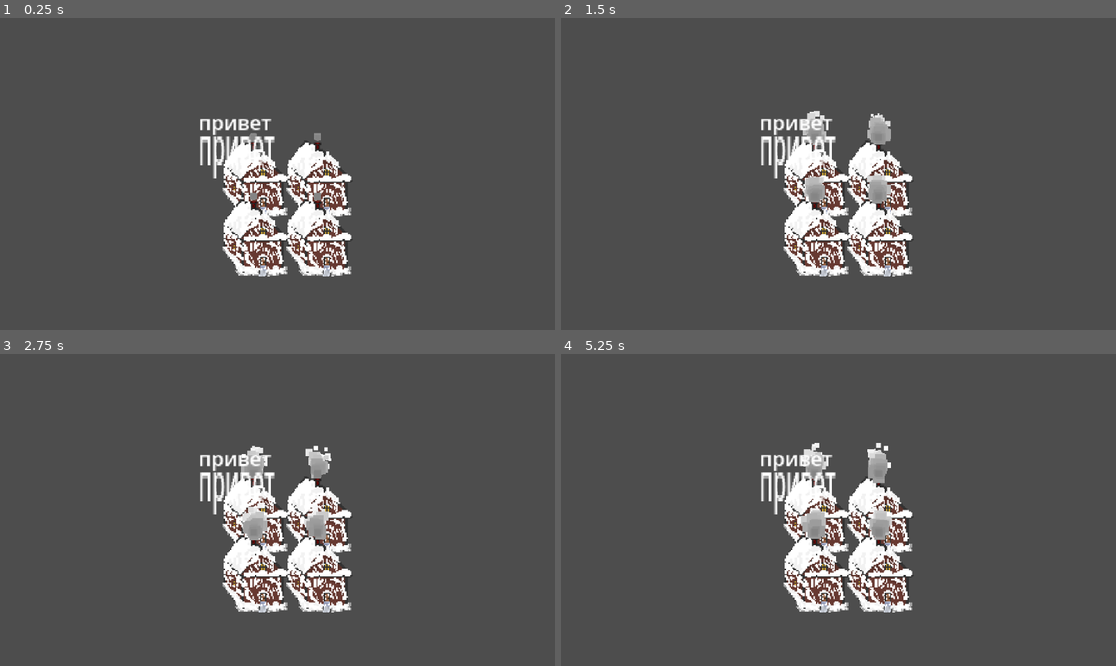
Above: before the commit, frames 1-4 (two rows, left to right).
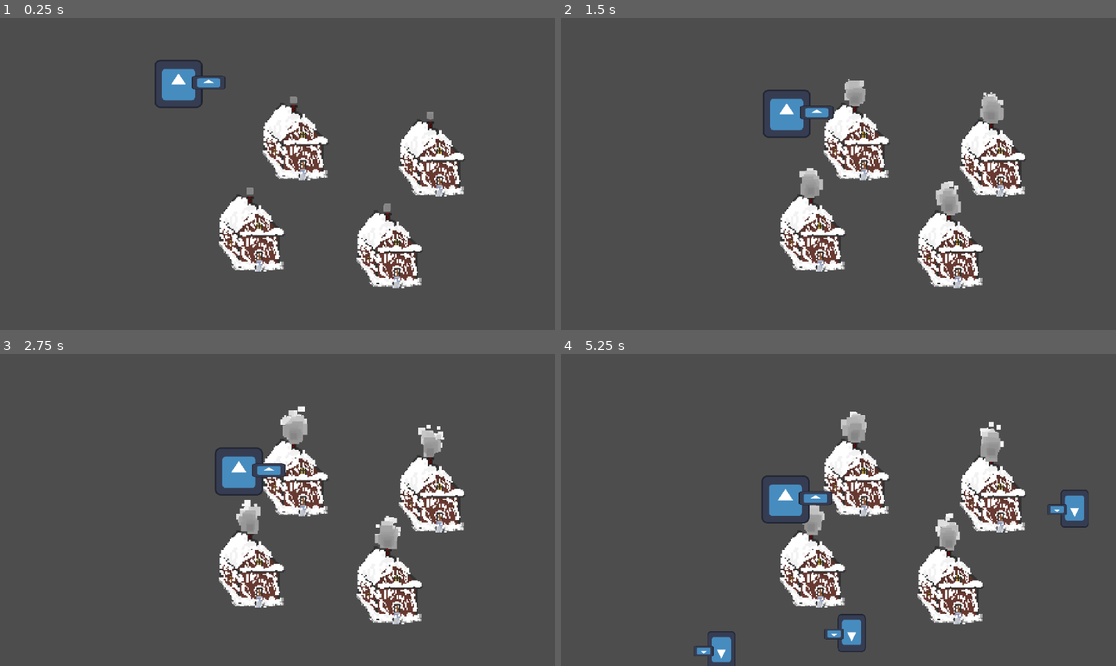
Above: after the commit, the same moments.

Repository: b13d/Jame-Gam-Christmas-Edition
Game: Godot game, scene res://Scenes/main.tscn
The game is run twice, just before and just after one commit, with the same random seed, the same clock (stepped at 60 frames per second) and the same inputs. The engine's default icon, where the game draws it, is replaced by a stand-in: a white triangle on a blue panel in a dark square.
Inputs (mouse positions are in pixels of both pictures, inside the frame that each line leads up to):
- Up to frame 1 (0.25 s): no input
- Up to frame 2 (1.5 s): move the mouse to (960, 158) at 0.52 s; click (960, 158) at 0.6 s; move the mouse to (727, 189) at 1.27 s; click (727, 189) at 1.35 s
- Up to frame 3 (2.75 s): move the mouse to (333, 441) at 2.02 s; click (333, 441) at 2.1 s
- Up to frame 4 (5.25 s): move the mouse to (810, 572) at 2.77 s; click (810, 572) at 2.85 s; move the mouse to (1005, 556) at 3.52 s; click (1005, 556) at 3.6 s; move the mouse to (672, 463) at 4.27 s; click (672, 463) at 4.35 s; move the mouse to (866, 510) at 5.02 s; click (866, 510) at 5.1 s

The runs differ from the first frame. In frame 1, 15% of the frame differs, in the area x 27-84%, y 13-87%; in frame 2, 15%; in frame 3, 15%; in frame 4, 16%, in the area x 23-95%, y 18-100%.

Commit message:
добавил пасфайнд грабителя
спавн грабителя, прокладка пути, куефри грабителя

Diff:
--- /dev/null
+++ b/Scenes/bandit/bandit.gd
@@ -0,0 +1,24 @@
+extends CharacterBody2D
+
+@onready var nav = $NavigationAgent2D
+var target = Vector2.ZERO
+var target2 = Vector2.ZERO
+
+func _physics_process(delta):
+	if Input.is_action_just_pressed("click"):
+		target = get_global_mouse_position()
+		nav.target_position = target
+
+	var direction = -(nav.get_next_path_position() - global_position).normalized()
+	translate(direction * 100 * delta)
+
+
+func _on_area_2d_area_entered(area):
+	if area.is_in_group("entrance"):
+		nav.target_position = target2
+
+
+
+
+func _on_visible_on_screen_notifier_2d_screen_exited():
+	queue_free()
--- /dev/null
+++ b/Scenes/bandit/bandit.tscn
@@ -0,0 +1,38 @@
+[gd_scene load_steps=5 format=3 uid="uid://b7ji4c57nykwr"]
+
+[ext_resource type="Script" path="res://scenes/bandit/bandit.gd" id="1_lt1i1"]
+[ext_resource type="Texture2D" uid="uid://m242av7ji02q" path="res://icon.svg" id="1_xmtpl"]
+
+[sub_resource type="CircleShape2D" id="CircleShape2D_5a033"]
+radius = 18.1108
+
+[sub_resource type="CircleShape2D" id="CircleShape2D_c4m71"]
+radius = 18.0278
+
+[node name="bandit" type="CharacterBody2D"]
+script = ExtResource("1_lt1i1")
+
+[node name="Icon" type="Sprite2D" parent="."]
+scale = Vector2(0.3, 0.3)
+texture = ExtResource("1_xmtpl")
+
+[node name="Icon2" type="Sprite2D" parent="."]
+position = Vector2(24, -1)
+scale = Vector2(0.210118, 0.0844199)
+texture = ExtResource("1_xmtpl")
+
+[node name="NavigationAgent2D" type="NavigationAgent2D" parent="."]
+
+[node name="Area2D" type="Area2D" parent="."]
+
+[node name="CollisionShape2D" type="CollisionShape2D" parent="Area2D"]
+shape = SubResource("CircleShape2D_5a033")
+
+[node name="CollisionShape2D" type="CollisionShape2D" parent="."]
+shape = SubResource("CircleShape2D_c4m71")
+
+[node name="VisibleOnScreenNotifier2D" type="VisibleOnScreenNotifier2D" parent="."]
+scale = Vector2(6.8, 4.7)
+
+[connection signal="area_entered" from="Area2D" to="." method="_on_area_2d_area_entered"]
+[connection signal="screen_exited" from="VisibleOnScreenNotifier2D" to="." method="_on_visible_on_screen_notifier_2d_screen_exited"]
--- a/Scenes/home.tscn
+++ /dev/null
@@ -1,14 +0,0 @@
-[gd_scene load_steps=3 format=3 uid="uid://cu0p5a36mtge3"]
-
-[ext_resource type="Texture2D" uid="uid://doxaasuwce5al" path="res://Sprites/Home.png" id="1_hgey8"]
-[ext_resource type="PackedScene" uid="uid://jvqduren0t25" path="res://Particles/Smoke.tscn" id="2_045j6"]
-
-[node name="Home" type="Node2D"]
-
-[node name="Sprite" type="Sprite2D" parent="."]
-position = Vector2(-27, -33)
-texture = ExtResource("1_hgey8")
-centered = false
-
-[node name="Smoke_particles" parent="Sprite" instance=ExtResource("2_045j6")]
-position = Vector2(43, 25)
--- /dev/null
+++ b/Scenes/home/home.gd
@@ -0,0 +1,11 @@
+extends Node2D
+
+@onready var target_robbery = $target_robbery
+
+
+
+
+func _on_send_robber_timeout():
+	var house_entrance_position = target_robbery.global_position
+	print(house_entrance_position)
+	Events.send_robber_to_house.emit(house_entrance_position)
--- /dev/null
+++ b/Scenes/home/home.tscn
@@ -0,0 +1,30 @@
+[gd_scene load_steps=5 format=3 uid="uid://cu0p5a36mtge3"]
+
+[ext_resource type="Texture2D" uid="uid://doxaasuwce5al" path="res://sprites/Home.png" id="1_hgey8"]
+[ext_resource type="Script" path="res://scenes/home/home.gd" id="1_j7lpq"]
+[ext_resource type="PackedScene" uid="uid://jvqduren0t25" path="res://particles/smoke.tscn" id="2_045j6"]
+[ext_resource type="PackedScene" uid="uid://cnuyxkwhafbon" path="res://scenes/home/target_robbery.tscn" id="3_t2io7"]
+
+[node name="Home" type="Node2D"]
+script = ExtResource("1_j7lpq")
+
+[node name="Sprite" type="Sprite2D" parent="."]
+position = Vector2(-51, -89)
+texture = ExtResource("1_hgey8")
+centered = false
+
+[node name="Smoke_particles" parent="Sprite" instance=ExtResource("2_045j6")]
+position = Vector2(43, 25)
+
+[node name="target_robbery" parent="." groups=["entrance"] instance=ExtResource("3_t2io7")]
+position = Vector2(2, 4)
+
+[node name="StaticBody2D" type="StaticBody2D" parent="."]
+
+[node name="CollisionPolygon2D" type="CollisionPolygon2D" parent="StaticBody2D"]
+polygon = PackedVector2Array(-37, -31, -21, -2, 22, -3, 6, -32)
+
+[node name="send_robber" type="Timer" parent="."]
+autostart = true
+
+[connection signal="timeout" from="send_robber" to="." method="_on_send_robber_timeout"]
--- /dev/null
+++ b/Scenes/home/target_robbery.tscn
@@ -0,0 +1,9 @@
+[gd_scene load_steps=2 format=3 uid="uid://cnuyxkwhafbon"]
+
+[sub_resource type="RectangleShape2D" id="RectangleShape2D_17pu4"]
+size = Vector2(20, 12)
+
+[node name="target_robbery" type="Area2D"]
+
+[node name="CollisionShape2D" type="CollisionShape2D" parent="."]
+shape = SubResource("RectangleShape2D_17pu4")
--- a/Scenes/main.tscn
+++ b/Scenes/main.tscn
@@ -1,34 +1,49 @@
-[gd_scene load_steps=2 format=3 uid="uid://doebwe5frtujc"]
+[gd_scene load_steps=5 format=3 uid="uid://doebwe5frtujc"]
 
-[ext_resource type="PackedScene" uid="uid://cu0p5a36mtge3" path="res://Scenes/home.tscn" id="1_bga1k"]
+[ext_resource type="PackedScene" uid="uid://cu0p5a36mtge3" path="res://scenes/home/home.tscn" id="1_bga1k"]
+[ext_resource type="PackedScene" uid="uid://b7ji4c57nykwr" path="res://scenes/bandit/bandit.tscn" id="2_r4ang"]
+[ext_resource type="PackedScene" uid="uid://dlyaov203q1oi" path="res://scenes/robber_creator/robber_creator.tscn" id="4_qvdx3"]
+
+[sub_resource type="NavigationPolygon" id="NavigationPolygon_sw1b3"]
+vertices = PackedVector2Array(1156, -711, 1156, 652, 27, -6, 33, -17, 86, -99, -1182, 663, -58, -5, -92, -51, -160, -23, 92, -110, 58, -155, -1180, -700, -27, -154, -33, -143, -130, -172, -96, -126, 2, -97, -215, -170, -221, -159, -273, -78, -102, -115, -86, -62, -154, -34, -188, -79, -186, -114, -2, -63, -244, -22, -279, -67)
+polygons = Array[PackedInt32Array]([PackedInt32Array(0, 1, 2, 3, 4), PackedInt32Array(2, 1, 5, 6), PackedInt32Array(7, 6, 5, 8), PackedInt32Array(0, 9, 10), PackedInt32Array(11, 0, 10, 12), PackedInt32Array(11, 12, 13, 14), PackedInt32Array(15, 14, 13, 16), PackedInt32Array(11, 14, 17), PackedInt32Array(5, 11, 17, 18, 19), PackedInt32Array(20, 21, 7, 22, 23, 24), PackedInt32Array(20, 15, 16, 25, 21), PackedInt32Array(8, 22, 7), PackedInt32Array(26, 8, 5), PackedInt32Array(27, 26, 5), PackedInt32Array(4, 9, 0), PackedInt32Array(16, 4, 3, 25), PackedInt32Array(24, 23, 19, 18), PackedInt32Array(5, 19, 27)])
+outlines = Array[PackedVector2Array]([PackedVector2Array(1165.85, 661.737, 1165.85, -722.354, -1189.79, -709.725, -1193.21, 674.365)])
+source_geometry_group_name = &"navigation_polygon_source_group"
 
 [node name="Main" type="Node2D"]
 
-[node name="Home" parent="." instance=ExtResource("1_bga1k")]
-position = Vector2(28, 32)
-
-[node name="Home2" parent="." instance=ExtResource("1_bga1k")]
-position = Vector2(79, 32)
-
-[node name="Home3" parent="." instance=ExtResource("1_bga1k")]
-position = Vector2(28, 79)
-
-[node name="Home4" parent="." instance=ExtResource("1_bga1k")]
-position = Vector2(79, 79)
-
 [node name="Camera" type="Camera2D" parent="."]
-position = Vector2(63, 53)
+position = Vector2(26, 37)
 zoom = Vector2(2.6, 2.6)
 
-[node name="Label" type="Label" parent="."]
-offset_right = 40.0
-offset_bottom = 23.0
-text = "привет
-"
+[node name="NavigationRegion2D" type="NavigationRegion2D" parent="."]
+position = Vector2(22, -2)
+scale = Vector2(-0.584979, -0.791856)
+navigation_polygon = SubResource("NavigationPolygon_sw1b3")
 
-[node name="Label2" type="Label" parent="."]
-offset_right = 40.0
-offset_bottom = 23.0
-scale = Vector2(1.04762, 2.55814)
-text = "привет
-"
+[node name="Home" parent="NavigationRegion2D" groups=["home"] instance=ExtResource("1_bga1k")]
+position = Vector2(-170.946, -164.171)
+rotation = 3.14159
+scale = Vector2(1.70946, 1.26286)
+
+[node name="Home2" parent="NavigationRegion2D" instance=ExtResource("1_bga1k")]
+position = Vector2(-229.068, -71.9828)
+rotation = 3.14159
+scale = Vector2(1.70946, 1.26286)
+
+[node name="Home3" parent="NavigationRegion2D" instance=ExtResource("1_bga1k")]
+position = Vector2(-42.7366, -55.5657)
+rotation = 3.14159
+scale = Vector2(1.70946, 1.26286)
+
+[node name="Home4" parent="NavigationRegion2D" instance=ExtResource("1_bga1k")]
+position = Vector2(17.0946, -147.754)
+rotation = 3.14159
+scale = Vector2(1.70946, 1.26286)
+
+[node name="bandit" parent="NavigationRegion2D" instance=ExtResource("2_r4ang")]
+position = Vector2(128.21, 41.6743)
+rotation = 3.14159
+scale = Vector2(1.70946, 1.26286)
+
+[node name="Robber_creator2" parent="NavigationRegion2D" instance=ExtResource("4_qvdx3")]
--- /dev/null
+++ b/Scenes/robber_creator/robber_creator.gd
@@ -0,0 +1,21 @@
+extends Node2D
+
+@export var robber : PackedScene
+@onready var path_follow_2d = $Path2D/PathFollow2D
+@onready var navigation_region_2d = $".."
+
+func _ready():
+	Events.send_robber_to_house.connect(create_robber)
+
+func _process(delta):
+	pass
+
+func create_robber(pos):
+	var _robber = robber.instantiate()
+	path_follow_2d.progress_ratio = randf()
+	_robber.global_position = path_follow_2d.global_position
+	navigation_region_2d.add_child(_robber)
+	_robber.nav.target_position = pos
+	path_follow_2d.progress_ratio = randf()
+	_robber.target2 = path_follow_2d.global_position
+	#_robber.global_position = pos
--- /dev/null
+++ b/Scenes/robber_creator/robber_creator.tscn
@@ -0,0 +1,22 @@
+[gd_scene load_steps=4 format=3 uid="uid://dlyaov203q1oi"]
+
+[ext_resource type="Script" path="res://scenes/robber_creator/robber_creator.gd" id="1_std2y"]
+[ext_resource type="PackedScene" uid="uid://b7ji4c57nykwr" path="res://scenes/bandit/bandit.tscn" id="2_yr3jj"]
+
+[sub_resource type="Curve2D" id="Curve2D_hl56a"]
+_data = {
+"points": PackedVector2Array(0, 0, 0, 0, 1147, 7, 0, 0, 0, 0, 1151, 647, 0, 0, 0, 0, -1125, 651, 0, 0, 0, 0, -1157, -693, 0, 0, 0, 0, 1147, -701, 0, 0, 0, 0, 1147, 7)
+}
+point_count = 6
+
+[node name="Robber_creator" type="Node2D"]
+script = ExtResource("1_std2y")
+robber = ExtResource("2_yr3jj")
+
+[node name="Path2D" type="Path2D" parent="."]
+curve = SubResource("Curve2D_hl56a")
+
+[node name="PathFollow2D" type="PathFollow2D" parent="Path2D"]
+position = Vector2(1147, 7)
+rotation = 1.56455
+rotates = false
--- /dev/null
+++ b/globals/events.gd
@@ -0,0 +1,3 @@
+extends Node
+
+signal send_robber_to_house(pos)
--- a/project.godot
+++ b/project.godot
@@ -11,9 +11,21 @@
 [application]
 
 config/name="Jame Gam Christmas Edition"
-run/main_scene="res://Scenes/main.tscn"
+run/main_scene="res://scenes/main.tscn"
 config/features=PackedStringArray("4.2", "GL Compatibility")
 config/icon="res://icon.svg"
+
+[autoload]
+
+Events="*res://globals/events.gd"
+
+[input]
+
+click={
+"deadzone": 0.5,
+"events": [Object(InputEventMouseButton,"resource_local_to_scene":false,"resource_name":"","device":-1,"window_id":0,"alt_pressed":false,"shift_pressed":false,"ctrl_pressed":false,"meta_pressed":false,"button_mask":1,"position":Vector2(251, 28),"global_position":Vector2(255, 69),"factor":1.0,"button_index":1,"canceled":false,"pressed":true,"double_click":false,"script":null)
+]
+}
 
 [rendering]
 
Not shown, changed: Sprites/Home.png.import
Not shown, changed: Sprites/anvil.png.import
